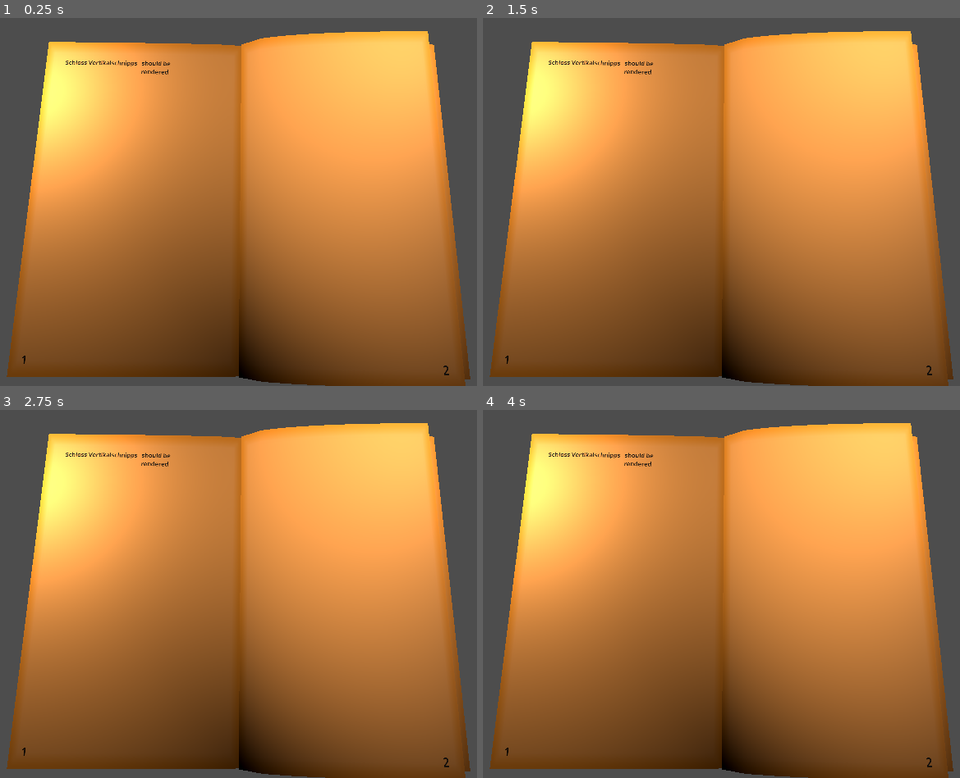
Above: before the commit, frames 1-4 (two rows, left to right).
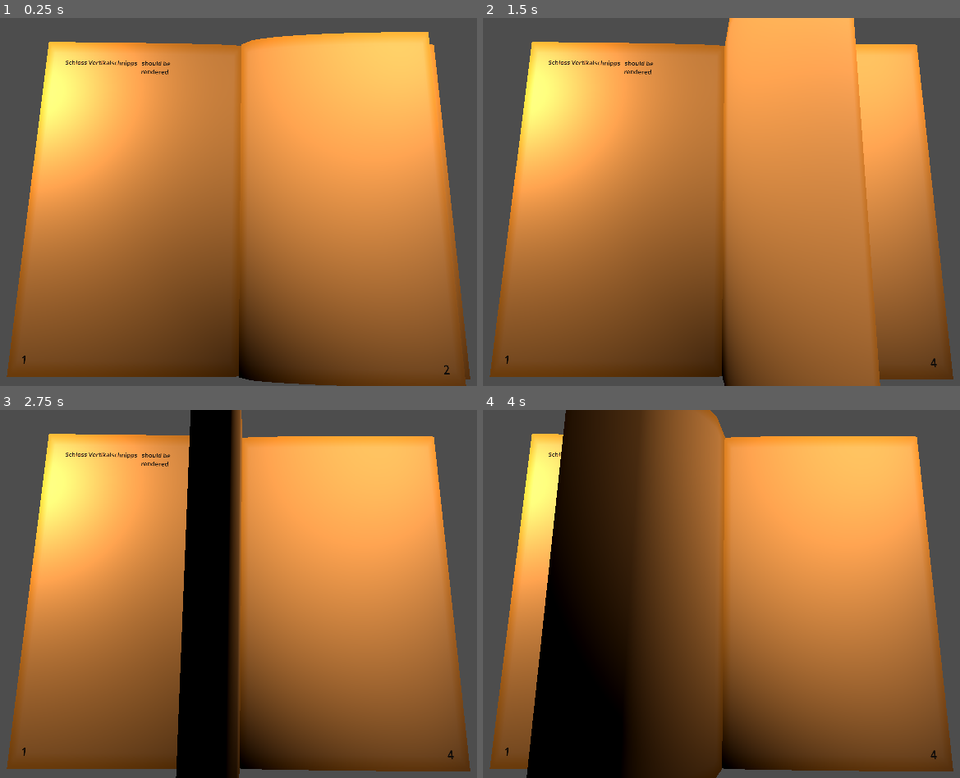
Above: after the commit, the same moments.

Repository: JohannesKoenig/illuminated-manuscript
Game: Godot game, scene res://scenes/test/test_bench.tscn
Same seed, same stepped clock (60 frames per second), same inputs: the game is played once before the commit and once after it. The engine's default icon, where the game draws it, is replaced by a stand-in: a white triangle on a blue panel in a dark square.
Inputs (mouse positions are in pixels of both pictures, inside the frame that each line leads up to):
- Up to frame 1 (0.25 s): no input
- Up to frame 2 (1.5 s): move the mouse to (869, 183) at 0.52 s; move the mouse to (592, 220) at 1.27 s
- Up to frame 3 (2.75 s): move the mouse to (310, 513) at 2.02 s
- Up to frame 4 (4 s): move the mouse to (692, 667) at 2.77 s; move the mouse to (921, 649) at 3.52 s

The runs differ from the first frame. In frame 1, 0.1% of the frame differs, in the area x 6-98%, y 3-100%; in frame 2, 13%; in frame 3, 14%; in frame 4, 36%, in the area x 6-98%, y 0-100%.

Commit message:
increase page poly count

Diff:
--- a/illuminated-manuscript/book/page.tscn
+++ b/illuminated-manuscript/book/page.tscn
@@ -6,8 +6,8 @@
 
 [sub_resource type="PlaneMesh" id="PlaneMesh_tlmah"]
 size = Vector2(2, 3.16)
-subdivide_width = 8
-subdivide_depth = 8
+subdivide_width = 16
+subdivide_depth = 16
 
 [sub_resource type="BoxShape3D" id="BoxShape3D_8aeqk"]
 size = Vector3(0.195312, 1, 0.161865)
--- a/illuminated-manuscript/scenes/test/test_bench.gd
+++ b/illuminated-manuscript/scenes/test/test_bench.gd
@@ -19,11 +19,11 @@
 	var _current_time = Time.get_unix_time_from_system()
 	var progress = _current_time - _start_time
 	var normalized_progress = progress / duration
-	#current_page.progress = clamp(1- normalized_progress, 0.01, 0.99)
-	#if progress > duration:
-		#_start_time = _current_time
-		#book.current_page += 2
-		#load_page(book.current_page)
+	current_page.progress = clamp(1- normalized_progress, 0.01, 0.99)
+	if progress > duration:
+		_start_time = _current_time
+		book.current_page += 2
+		load_page(book.current_page)
 
 func load_page(page_number: int):
 	assert(page_number > 0, "Page number has to be greater than 0.")
